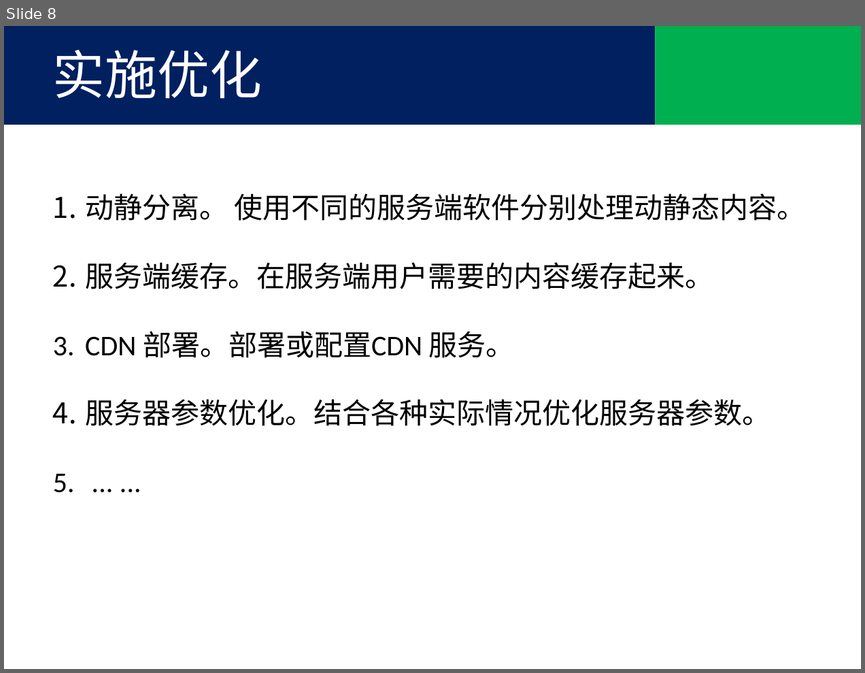
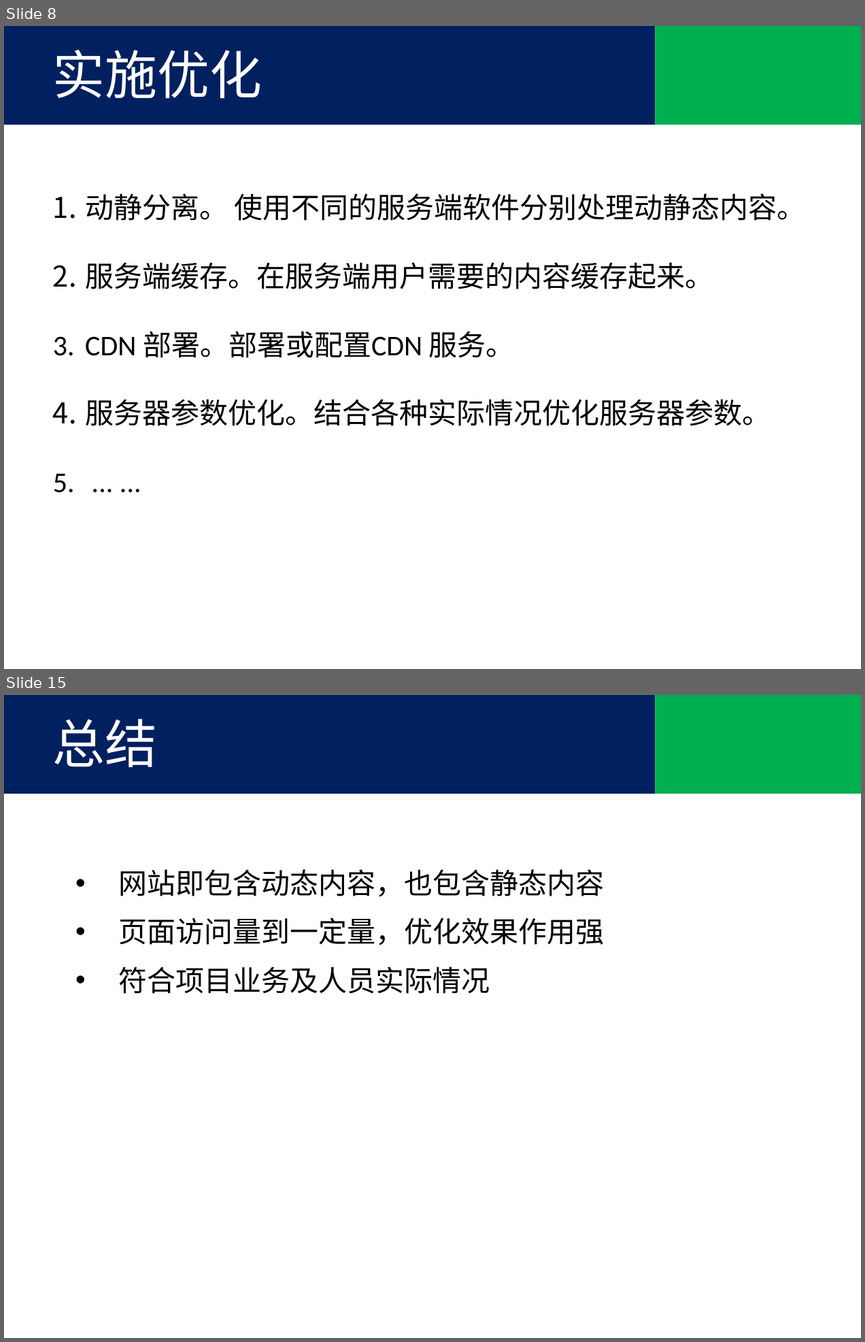
Before and after one commit to tjx222/javatrain, a slide deck: 前端优化.pptx. Shown one above the other, each under a label of ours: slide 8 before the commit, slides 8 and 15 after it; the slides between them are not shown. The pictures are 865x673 and 865x1342 pixels, drawn with LibreOffice and Linux fonts; fonts in the diff are those of the drawing; background and template pictures are left out. Boxes give left, top, right and bottom in pixels: in the first picture for what was removed or moved away, otherwise in the second. Text is boxed around its words. In the diff, an @@ line names an element or a change of style, - is before the commit and + after.

```diff
--- a/前端优化.pptx
+++ b/前端优化.pptx
@@ slide 15 added at bbox=[4, 695, 861, 1338], background #FFFFFF @@
@@ rectangle added at bbox=[4, 695, 655, 794], fill #002060 @@
@@ rectangle added at bbox=[655, 695, 861, 794], fill #00B050 @@
@@ text added at bbox=[53, 719, 158, 767], 44 pt, text #FFFFFF @@
+总结
@@ text added at bbox=[118, 869, 604, 994], 24 pt, text #000000 @@
+  • 网站即包含动态内容，也包含静态内容
+  • 页面访问量到一定量，优化效果作用强
+  • 符合项目业务及人员实际情况
```
Also in this commit, not shown: 4 slides changed, 3 other slides added.
